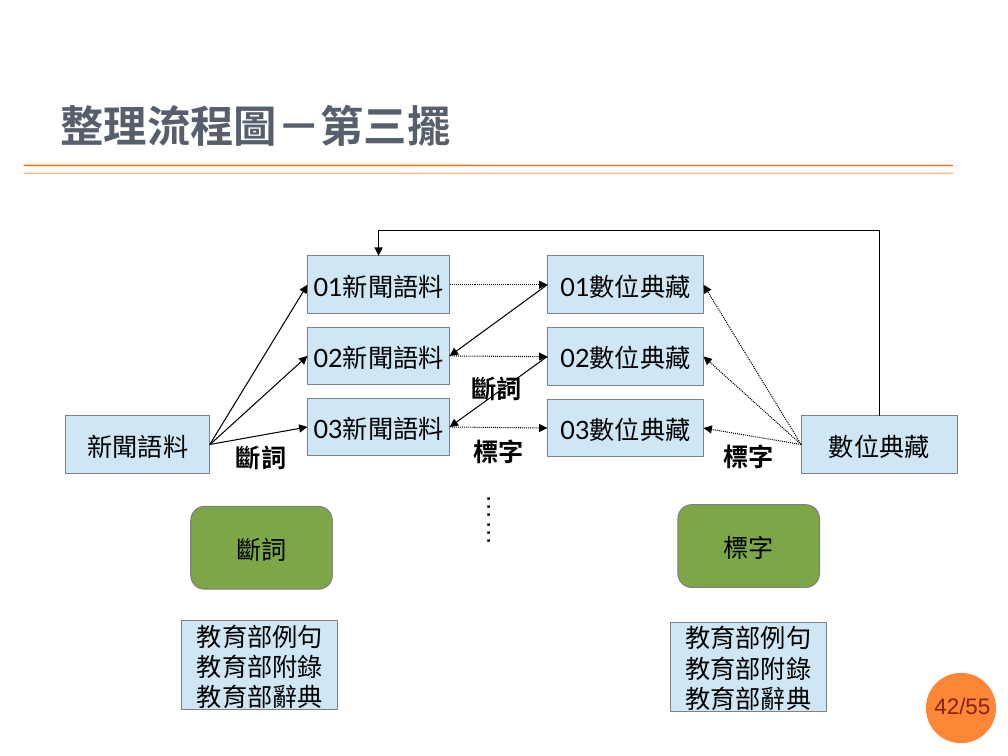
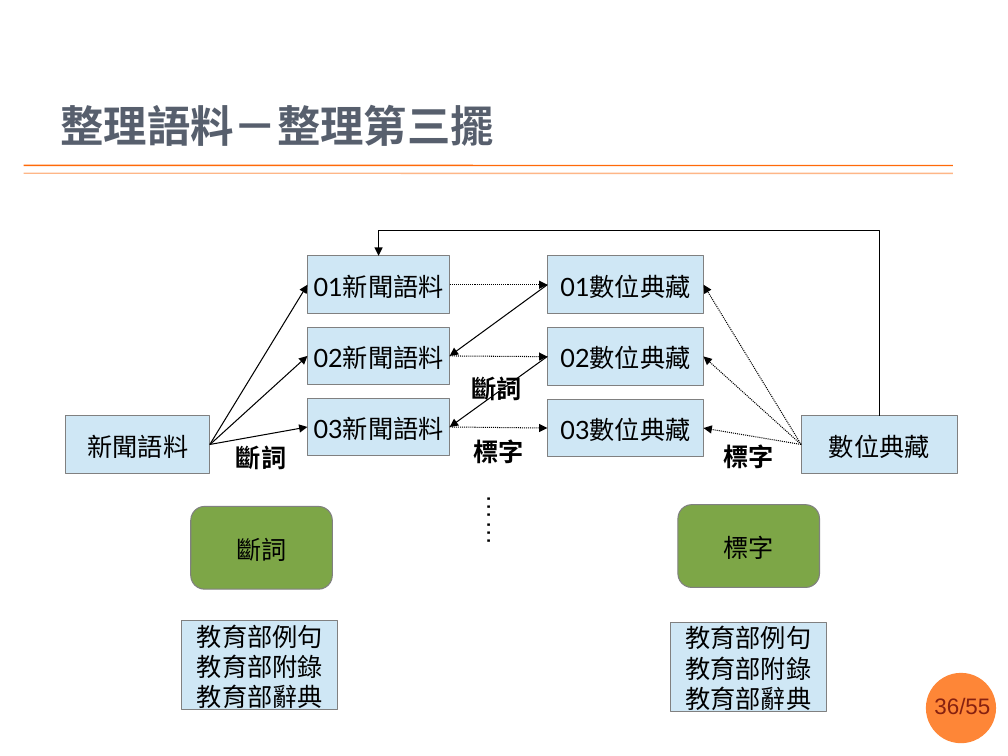
Before and after one commit to sih4sing5hong5/po3-ko3_tau5-iann2-phinn3, a slide deck: slide 36 of 翻譯報告.pptx (slide 42 before the commit). Drawn at 1008x756 pixels with LibreOffice and Linux fonts; fonts in the diff are those of the drawing; background and template pictures are left out. Boxes give left, top, right and bottom in pixels: in the first picture for what was removed or moved away, otherwise in the second. Text is boxed around its words. In the diff, an @@ line names an element or a change of style, - is before the commit and + after.

```diff
--- a/翻譯報告.pptx
+++ b/翻譯報告.pptx
@@ title at [60,105,494,146]: text changed @@
-整理流程圖－第三擺
+整理語料－整理第三擺
@@ page number at [934,698,990,714]: text changed @@
-42/55
+36/55
```
Also in this commit, not shown: 11 other slides changed, 7 slides added.
